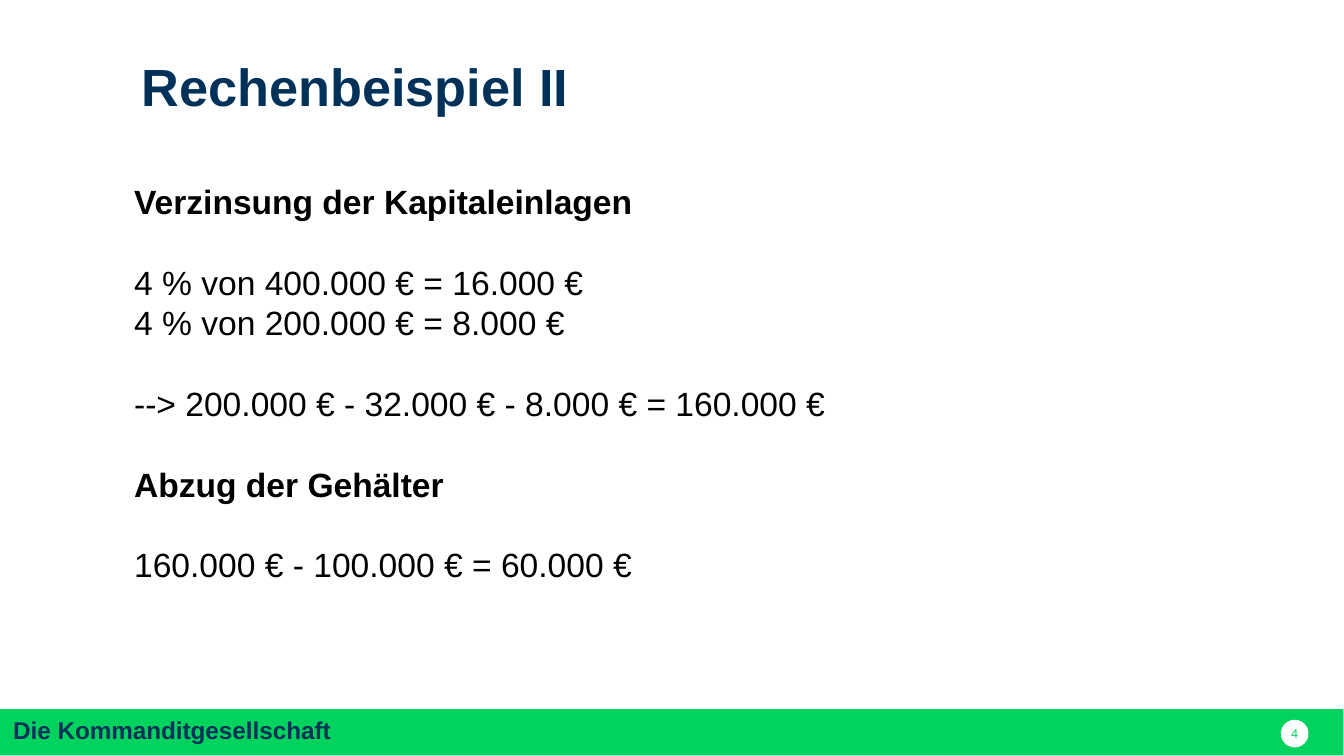
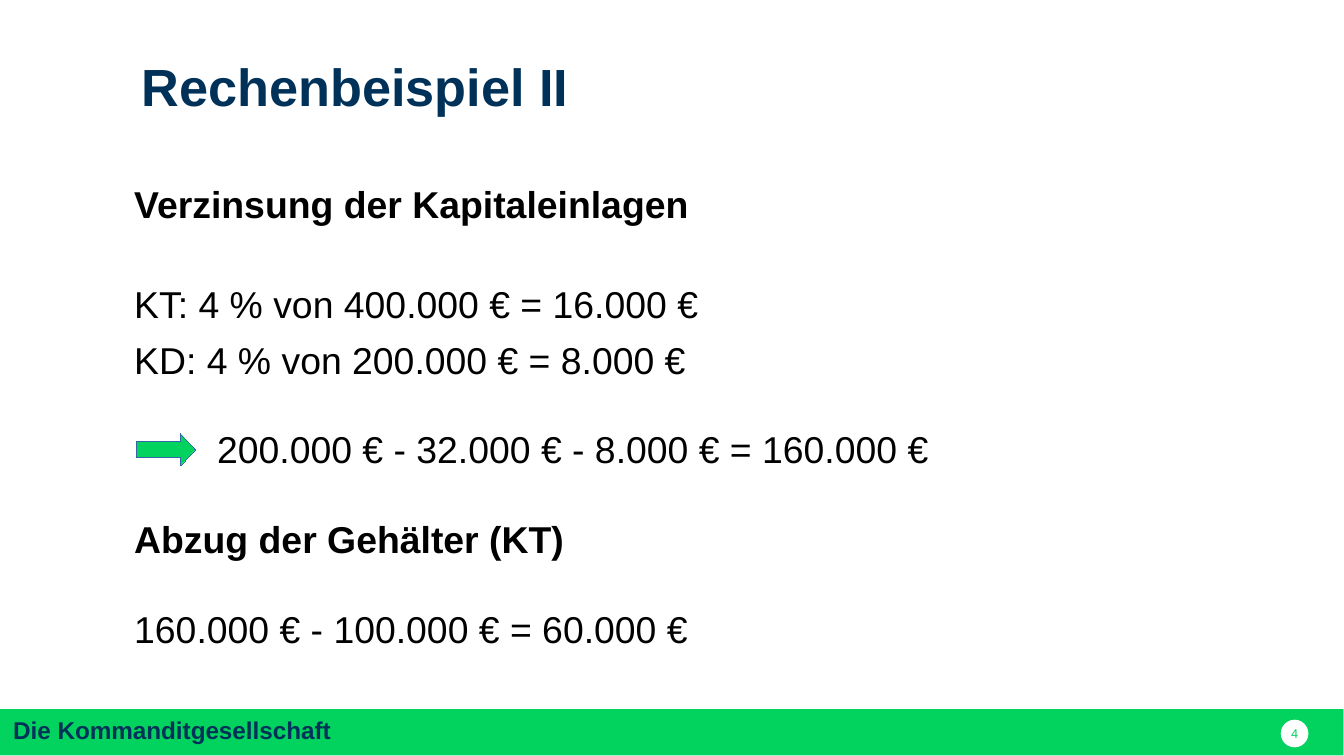
Before and after one commit to nodeg/exercises, a slide deck: slide 4 of Referat_BWP_KG_dom.pptx. Drawn at 1344x756 pixels with LibreOffice and Linux fonts; fonts in the diff are those of the drawing. Boxes give left, top, right and bottom in pixels: in the first picture for what was removed or moved away, otherwise in the second. Text is boxed around its words. In the diff, an @@ line names an element or a change of style, - is before the commit and + after.

```diff
--- a/Referat_BWP_KG_dom.pptx
+++ b/Referat_BWP_KG_dom.pptx
@@ text at (134, 191, 688, 644): size 18 to 20 pt in "Verzinsung der Kapitaleinlagen", "160.000 € - 100.000 € = 60.000 ..." @@
@@ text at (134, 292, 897, 561): text changed; size 18 to 20 pt @@
-4 % von 400.000 € = 16.000 €
-4 % von 200.000 € = 8.000 €
---> 200.000 € - 32.000 € - 8.000 € = 160.000 €
-Abzug der Gehälter
+KT: 4 % von 400.000 € = 16.000 €
+KD: 4 % von 200.000 € = 8.000 €
+200.000 € - 32.000 € - 8.000 € = 160.000 €
+Abzug der Gehälter (KT)
@@ freeform shape added at (137, 434, 196, 466), fill #02D35F, outline #3465A4 0.75 pt @@
```
Also in this commit, not shown: 5 other slides changed.
